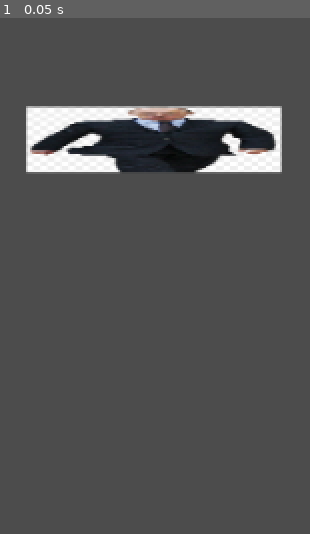
Above: before the commit, frame 1.
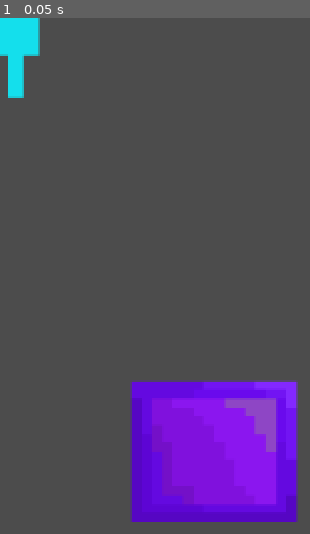
Above: after the commit, the same moment.

Repository: dan11l1324689/proekt
Game: Godot game, scene res://Node2D.tscn
Same seed, same stepped clock (60 frames per second), same inputs: the game is played once before the commit and once after it.
Inputs:
- Up to frame 1 (0.05 s): no input

The runs differ from the first frame. In frame 1, 27% of the frame differs, in the area x 0-97%, y 0-98%.

Commit message:
Add files via upload

Diff:
--- a/платформер/Node2D.tscn
+++ b/платформер/Node2D.tscn
@@ -1,21 +1,15 @@
-[gd_scene load_steps=3 format=2]
+[gd_scene load_steps=4 format=2]
 
-[ext_resource path="res://57ee7cfdcea0e1577b983f96.png" type="Texture" id=1]
-
-[sub_resource type="RectangleShape2D" id=1]
-extents = Vector2( 87.3152, 23.1065 )
+[ext_resource path="res://платформа.png" type="Texture" id=1]
+[ext_resource path="res://player.tscn" type="PackedScene" id=2]
+[ext_resource path="res://player.gd" type="Script" id=3]
 
 [node name="Node2D" type="Node2D"]
 
-[node name="KinematicBody2D" type="KinematicBody2D" parent="."]
+[node name="player" parent="." instance=ExtResource( 2 )]
+script = ExtResource( 3 )
 
-[node name="Sprite" type="Sprite" parent="KinematicBody2D"]
-
-[node name="57ee7cfdcea0e1577b983f96" type="Sprite" parent="KinematicBody2D/Sprite"]
-position = Vector2( 98.669, 78.2688 )
-scale = Vector2( 0.408693, 0.0551185 )
+[node name="платформа" type="Sprite" parent="."]
+position = Vector2( 136.937, 277.758 )
+scale = Vector2( 6.6235, 5.62493 )
 texture = ExtResource( 1 )
-
-[node name="CollisionShape2D" type="CollisionShape2D" parent="KinematicBody2D"]
-position = Vector2( 99.6971, 77.8156 )
-shape = SubResource( 1 )
--- /dev/null
+++ b/платформер/player.gd
@@ -0,0 +1,14 @@
+extends KinematicBody2D
+
+
+# Declare member variables here. Examples:
+# var a = 2
+# var b = "text"
+
+
+# Called when the node enters the scene tree for the first time.
+func _ready():
+	pass # Replace with function body.
+
+func _input(event):
+	print(event.as_text())
--- /dev/null
+++ b/платформер/player.tscn
@@ -0,0 +1,17 @@
+[gd_scene load_steps=3 format=2]
+
+[ext_resource path="res://пп.png" type="Texture" id=1]
+
+[sub_resource type="RectangleShape2D" id=1]
+extents = Vector2( 38.9557, 55.4467 )
+
+[node name="player" type="KinematicBody2D"]
+
+[node name="Sprite" type="Sprite" parent="."]
+position = Vector2( 10.3451, -7.65857 )
+scale = Vector2( 10, 9 )
+texture = ExtResource( 1 )
+
+[node name="CollisionShape2D" type="CollisionShape2D" parent="."]
+position = Vector2( 1.1225, -4.48987 )
+shape = SubResource( 1 )
--- a/платформер/project.godot
+++ b/платформер/project.godot
@@ -14,6 +14,24 @@
 run/main_scene="res://Node2D.tscn"
 config/icon="res://icon.png"
 
+[input]
+
+left={
+"deadzone": 0.5,
+"events": [ Object(InputEventKey,"resource_local_to_scene":false,"resource_name":"","device":0,"alt":false,"shift":false,"control":false,"meta":false,"command":false,"pressed":false,"scancode":65,"unicode":0,"echo":false,"script":null)
+ ]
+}
+right={
+"deadzone": 0.5,
+"events": [ Object(InputEventKey,"resource_local_to_scene":false,"resource_name":"","device":0,"alt":false,"shift":false,"control":false,"meta":false,"command":false,"pressed":false,"scancode":68,"unicode":0,"echo":false,"script":null)
+ ]
+}
+fump={
+"deadzone": 0.5,
+"events": [ Object(InputEventKey,"resource_local_to_scene":false,"resource_name":"","device":0,"alt":false,"shift":false,"control":false,"meta":false,"command":false,"pressed":false,"scancode":32,"unicode":0,"echo":false,"script":null)
+ ]
+}
+
 [physics]
 
 common/enable_pause_aware_picking=true
Binary file added: платформер/платформа.png
Not shown, added: платформер/платформа.png.import
Binary file added: платформер/пп.png
Not shown, added: платформер/пп.png.import
